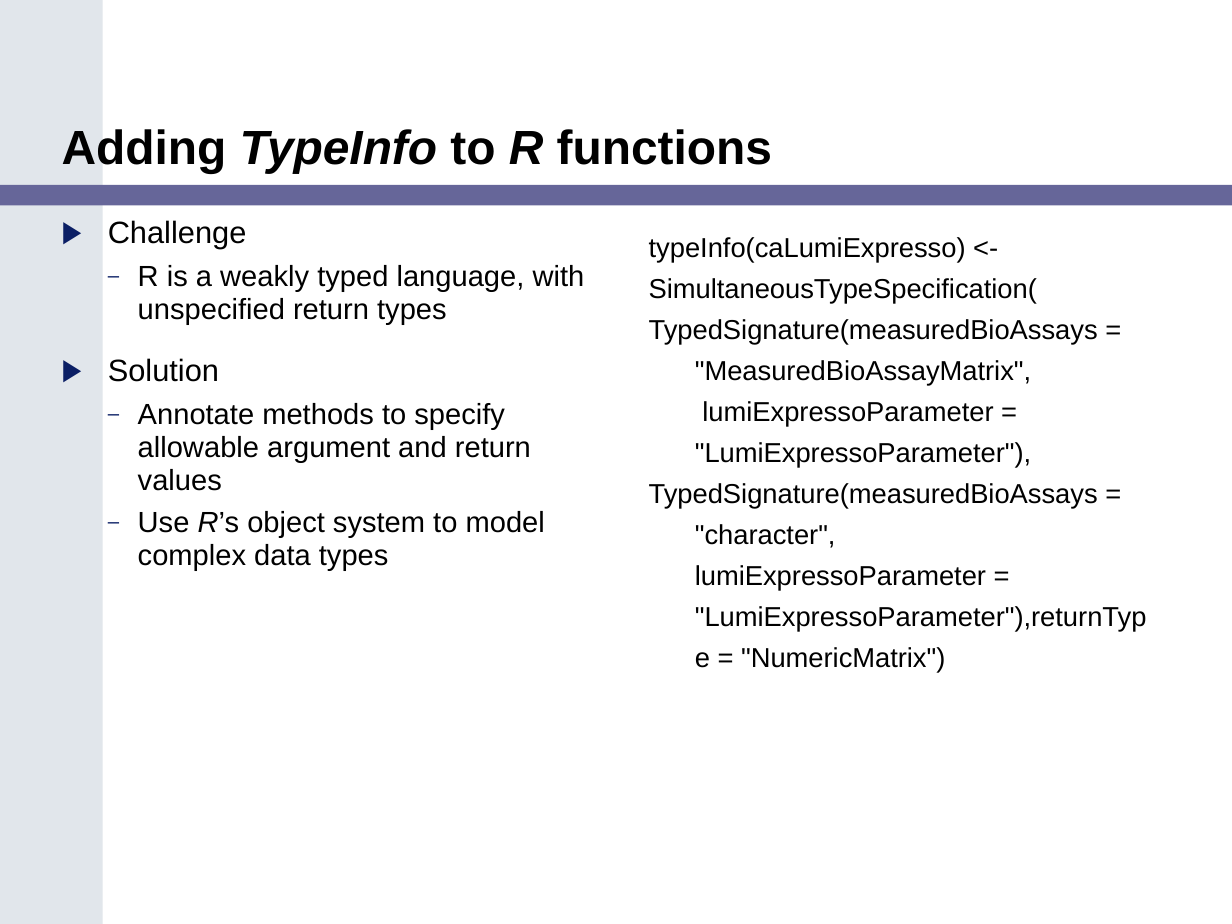
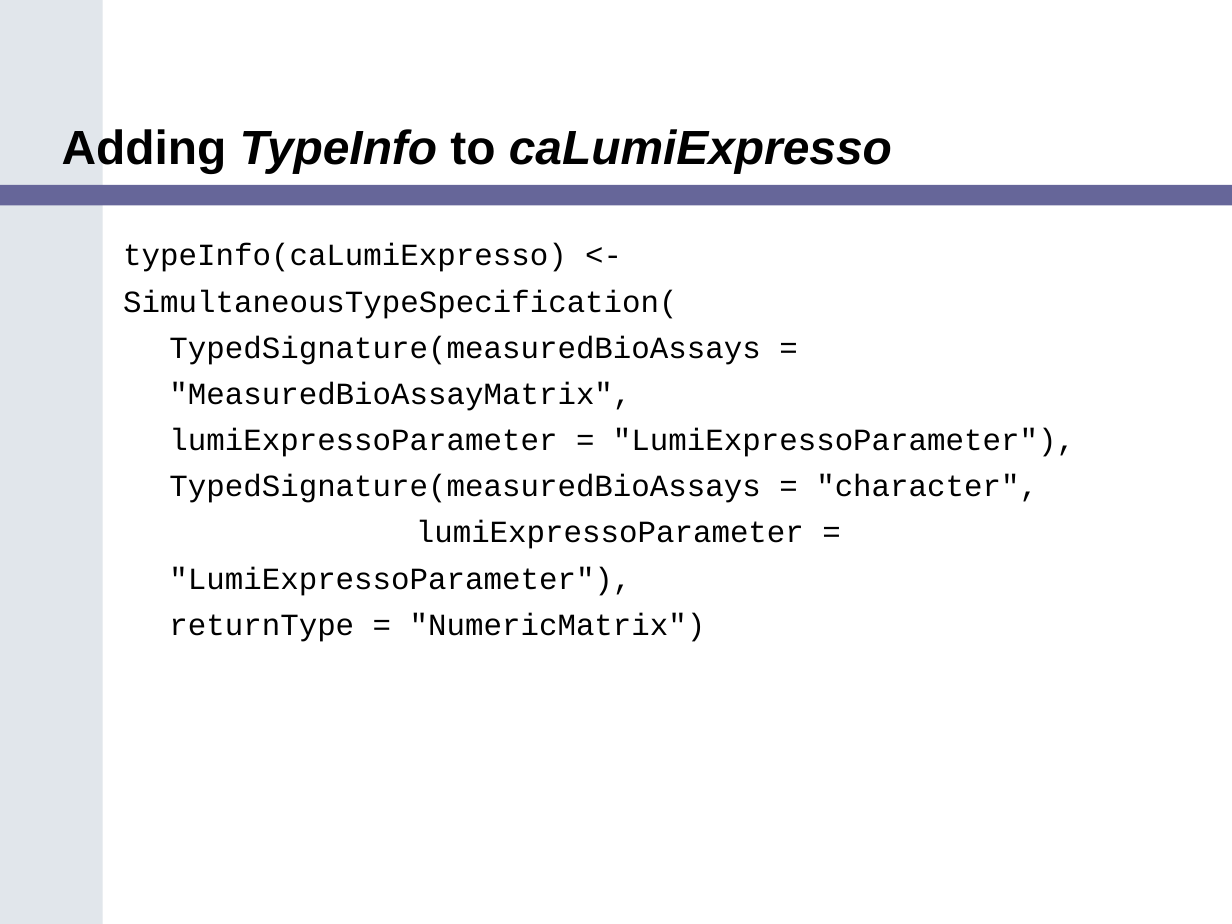
Before and after one commit to NCIP/bioconductor, a slide deck: slide 28 of bioconductor/Adopter_Northwestern/Task 2.11.2_Final Training Modules/caBIG_Bioconductor_Training_Module.ppt (slide 17 before the commit). Drawn at 1232x924 pixels with LibreOffice and Linux fonts; fonts in the diff are those of the drawing. Boxes give left, top, right and bottom in pixels: in the first picture for what was removed or moved away, otherwise in the second. Text is boxed around its words. In the diff, an @@ line names an element or a change of style, - is before the commit and + after.

```diff
--- a/bioconductor/Adopter_Northwestern/Task 2.11.2_Final Training Modules/caBIG_Bioconductor_Training_Module.ppt
+++ b/bioconductor/Adopter_Northwestern/Task 2.11.2_Final Training Modules/caBIG_Bioconductor_Training_Module.ppt
@@ title at box(62, 129, 892, 173): text changed; italic on @@
-Adding TypeInfo to R functions
+Adding TypeInfo to caLumiExpresso
@@ text removed at box(108, 220, 585, 570) @@
-▶ Challenge
-  – R is a weakly typed language, with unspecified return types
-▶ Solution
-  – Annotate methods to specify allowable argument and return values
-  – Use R’s object system to model complex data types
@@ text "typeInfo(caLumiExpresso) <-": place and size @@
-text "typeInfo(caLumiExpresso) <-" at box(649, 237, 1147, 673)
+text "typeInfo(caLumiExpresso) <-" at box(123, 243, 1075, 642)
@@ text at box(123, 243, 1075, 457): size 16 to 18 pt, font Arial to Courier New in "typeInfo(caLumiExpresso) <-", "SimultaneousTypeSpecification(", "TypedSignature(measuredBioAssays = "MeasuredBioAssayMatrix", ..." @@
@@ text at box(169, 474, 1038, 642): text changed; size 16 to 18 pt; font Arial to Courier New @@
-TypedSignature(measuredBioAssays = "character", lumiExpressoParameter = "LumiExpressoParameter"),returnType = "NumericMatrix")
+TypedSignature(measuredBioAssays = "character", lumiExpressoParameter = "LumiExpressoParameter"),
+returnType = "NumericMatrix")
```
Also in this commit, not shown: 13 other slides changed, 13 slides added, 2 slides removed, 1 other file.
